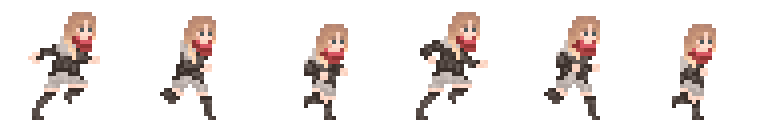
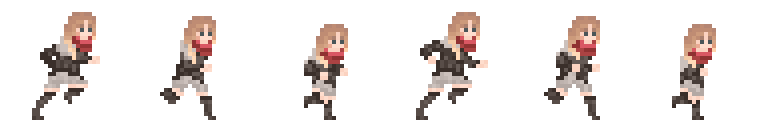
Layer changes from the first (768, 128) image to the second:
painted on "0" over [28, 48, 52, 68]
